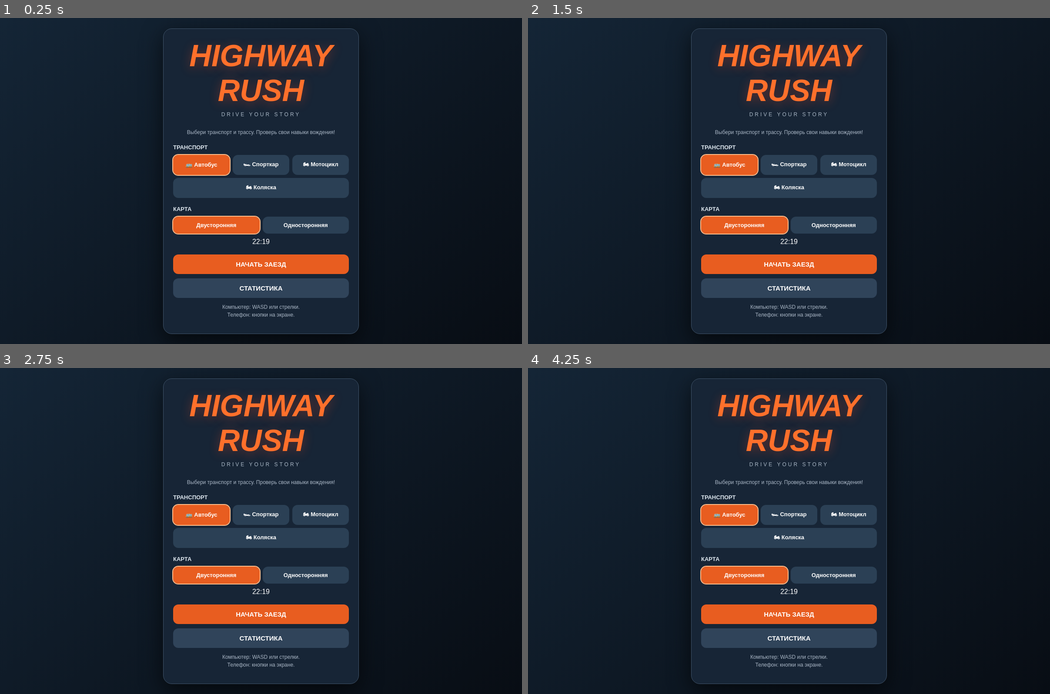
Above: before the commit, frames 1-4 (two rows, left to right).
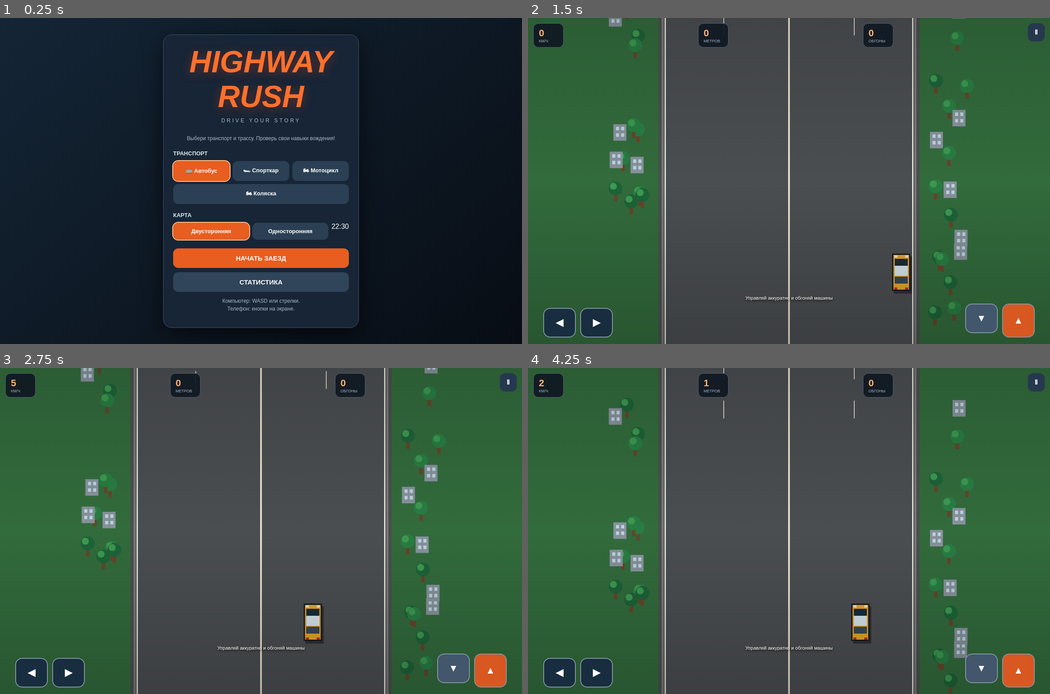
Above: after the commit, the same moments.

Repository: daniyar-games27/my-first-game
Game: browser game, page index.html
Same seed, same stepped clock (60 frames per second), same inputs: the game is played once before the commit and once after it.
Inputs (mouse positions are in pixels of both pictures, inside the frame that each line leads up to; where the layout moved, square brackets give the same spot in the first picture):
- Up to frame 1 (0.25 s): no input
- Up to frame 2 (1.5 s): click "НАЧАТЬ ЗАЕЗД" at 0.27 s; hold Right from 1.03 s (still down); click (789, 213) [789, 210] at 1.07 s; tap Space at 1.1 s
- Up to frame 3 (2.75 s): release Right at 1.53 s; hold Down 1.58-1.85 s; tap Space at 1.6, 2.1, 2.6 s; click (156, 498) [219, 501] at 1.67 s; hold Left 1.9-2.47 s; click (31, 671) at 2.02 s, where only the run after the commit has a clickable "◀"; click (365, 482) [302, 485] at 2.27 s; tap W at 2.52 s; hold Up from 2.52 s (still down)
- Up to frame 4 (4.25 s): release Up at 2.82 s; click (867, 596) [820, 592] at 2.87 s; hold Right 2.87-3.53 s; tap Space at 3.1, 3.6, 4.1 s; click (658, 612) [742, 605] at 3.47 s; tap S at 3.52 s; hold Up 3.58-3.82 s; hold Left from 3.87 s (still down); click (789, 465) [789, 469] at 4.07 s

The runs differ from the first frame. In frame 1, 10% of the frame differs, in the area x 31-69%, y 3-97%; in frame 2, 96%; in frame 3, 96%, in the area x 0-100%, y 0-100%; in frame 4, 96%.
Error before the commit: SyntaxError: Unexpected token '}'

Commit message:
Update index.html

Diff:
--- a/index.html
+++ b/index.html
@@ -6,8 +6,8 @@
 <title>HIGHWAY RUSH</title>
 <style>
 *{box-sizing:border-box}
-html,body{margin:0;width:100%;height:100%;overflow:hidden;background:#101820;color:white;font-family:Arial,sans-serif;touch-action:pan-x pan-y}
-button{border:0;border-radius:12px;padding:14px 18px;background:#e85d20;color:white;font-size:15px;font-weight:900;cursor:pointer;touch-action:manipulation;user-select:none;-webkit-user-select:none}
+html,body{margin:0;width:100%;height:100%;overflow:hidden;background:#101820;color:white;font-family:Arial,sans-serif;touch-action:none}
+button{border:0;border-radius:12px;padding:14px 18px;background:#e85d20;color:white;font-size:15px;font-weight:900;cursor:pointer;touch-action:manipulation;user-select:none;-webkit-user-select:none;-webkit-tap-highlight-color:transparent}
 button:active{filter:brightness(1.2);transform:scale(.97)}
 .screen{position:absolute;inset:0;z-index:10;display:none;align-items:center;justify-content:center;padding:15px;background:linear-gradient(140deg,#142536,#080d14);overflow:auto}
 .screen.active{display:flex}
@@ -24,7 +24,7 @@
 .secondary{background:#30445a}
 #game{position:absolute;z-index:1;inset:0;width:100%;height:100%;display:none;touch-action:none}
 #hud{position:absolute;z-index:20;top:12px;left:12px;right:12px;display:none;justify-content:space-between;align-items:flex-start;gap:7px;pointer-events:none}
-.hudbox{background:#101923eF;border:1px solid #526174;border-radius:12px;padding:9px 12px;min-width:70px}
+.hudbox{background:#101923ef;border:1px solid #526174;border-radius:12px;padding:9px 12px;min-width:70px}
 .hudbox b{font-size:22px;color:#ffb16e}
 .hudbox small{display:block;color:#aab7c6;font-size:9px}
 #pauseBtn{pointer-events:auto;padding:12px 16px;background:#26384d}
@@ -47,13 +47,11 @@
 
 <canvas id="game"></canvas>
 
-<!-- ГЛАВНОЕ МЕНЮ -->
 <div id="menu" class="screen active">
  <div class="panel">
   <h1>HIGHWAY RUSH</h1>
   <div class="subtitle">DRIVE YOUR STORY</div>
   <p class="small">Выбери транспорт и трассу. Проверь свои навыки вождения!</p>
-
   <div class="section-title">ТРАНСПОРТ</div>
   <div class="choice" id="vehicles">
    <button type="button" class="selected" data-v="bus">🚌  Автобус</button>
@@ -61,14 +59,13 @@
    <button type="button" data-v="bike">🏍 Мотоцикл</button>
    <button type="button" data-v="side">🏍 Коляска</button>
   </div>
-
   <div class="section-title">КАРТА</div>
   <div class="choice" id="maps">
    <button type="button" class="selected" data-m="two">Двусторонняя</button>
    <button type="button" data-m="one">Односторонняя</button>
-  </div>
-22:19
-<div class="menu-buttons">
+22:30
+</div>
+  <div class="menu-buttons">
    <button type="button" id="startBtn">НАЧАТЬ ЗАЕЗД</button>
    <button type="button" class="secondary" id="statsBtn">СТАТИСТИКА</button>
   </div>
@@ -76,7 +73,6 @@
  </div>
 </div>
 
-<!-- СТАТИСТИКА -->
 <div id="stats" class="screen">
  <div class="panel">
   <h2>ТВОЯ СТАТИСТИКА</h2>
@@ -89,7 +85,6 @@
  </div>
 </div>
 
-<!-- РЕЗУЛЬТАТЫ -->
 <div id="results" class="screen">
  <div class="panel">
   <h2>ЗАЕЗД ЗАВЕРШЁН</h2>
@@ -105,7 +100,6 @@
  </div>
 </div>
 
-<!-- ПАУЗА -->
 <div id="pause" class="screen">
  <div class="panel">
   <h2>ПАУЗА</h2>
@@ -116,7 +110,6 @@
  </div>
 </div>
 
-<!-- ИГРОВОЙ ИНТЕРФЕЙС -->
 <div id="hud">
  <div class="hudbox"><b id="speed">0</b><small>КМ/Ч</small></div>
  <div class="hudbox"><b id="distance">0</b><small>МЕТРОВ</small></div>
@@ -139,29 +132,20 @@
 <script>
 "use strict";
 
-/* ОСНОВНЫЕ ПЕРЕМЕННЫЕ */
 const canvas=document.getElementById("game");
 const ctx=canvas.getContext("2d");
 
 let W=innerWidth,H=innerHeight,dpr=1;
 let raf=0,lastTime=0;
 let running=false,paused=false,over=false;
-
-let vehicle="bus";
-let mapType="two";
-
+let vehicle="bus",mapType="two";
 let speed=0,distance=0,overtakes=0,maxSpeed=0;
 let playerX=0,roadOffset=0,spawnTimer=0;
-
-let traffic=[];
-let scenery=[];
-let keys={};
+let traffic=[],scenery=[],keys={};
 
 const vehicleNames={
- bus:"Автобус",
- car:"Спорткар",
- bike:"Мотоцикл",
- side:"Мотоцикл с коляской"
+ bus:"Автобус",car:"Спорткар",
+ bike:"Мотоцикл",side:"Мотоцикл с коляской"
 };
 
 const configs={
@@ -171,10 +155,12 @@
  side:{acc:31,max:145,brake:90,width:48,height:68,color:"#e6e8ed"}
 };
 
+const $=id=>document.getElementById(id);
+
 function resize(){
  dpr=Math.min(window.devicePixelRatio||1,2);
- W=innerWidth;
- H=innerHeight;
+ W=window.innerWidth;
+ H=window.innerHeight;
  canvas.width=Math.floor(W*dpr);
  canvas.height=Math.floor(H*dpr);
  canvas.style.width=W+"px";
@@ -184,13 +170,8 @@
 window.addEventListener("resize",resize);
 resize();
 
-/* ЭЛЕМЕНТЫ ИНТЕРФЕЙСА */
-const $=id=>document.getElementById(id);
-
 function showScreen(id){
- document.querySelectorAll(".screen").forEach(el=>{
-  el.classList.remove("active");
- });
+ document.querySelectorAll(".screen").forEach(el=>el.classList.remove("active"));
  $(id).classList.add("active");
 }
 
@@ -202,9 +183,12 @@
 
 function clearKeys(){
  keys={};
-}
-btn.addEventListener("click",()=>{
-  document.querySelectorAll("#vehicles button").forEach(b=>b.classList.remove("selected"));
+ document.querySelectorAll(".ctrl").forEach(el=>el.classList.remove("pressed"));
+}
+
+/* ВЫБОР ТРАНСПОРТА */
+document.querySelectorAll("#vehicles button").forEach(btn=>{
+ btn.addEventListener("click",()=>{document.querySelectorAll("#vehicles button").forEach(b=>b.classList.remove("selected"));
   btn.classList.add("selected");
   vehicle=btn.dataset.v;
  });
@@ -233,17 +217,11 @@
  showScreen("stats");
 }
 
-/* СБРОС ИГРЫ */
+/* СБРОС */
 function resetGame(){
- speed=0;
- distance=0;
- overtakes=0;
- maxSpeed=0;
- roadOffset=0;
- spawnTimer=.7;
- traffic=[];
- scenery=[];
- clearKeys();
+ speed=0;distance=0;overtakes=0;maxSpeed=0;
+ roadOffset=0;spawnTimer=.7;
+ traffic=[];scenery=[];clearKeys();
 
  const roadW=Math.min(W*.72,600);
  playerX=mapType==="two"?roadW*.25:0;
@@ -256,7 +234,6 @@
    offset:Math.random()*75
   });
  }
-
  $("speed").textContent="0";
  $("distance").textContent="0";
  $("overtakes").textContent="0";
@@ -266,13 +243,9 @@
 function startGame(){
  cancelAnimationFrame(raf);
  resetGame();
-
- over=false;
- paused=false;
- running=true;
+ over=false;paused=false;running=true;
 
  document.querySelectorAll(".screen").forEach(el=>el.classList.remove("active"));
-
  canvas.style.display="block";
  showGameUI(true);
 
@@ -280,77 +253,44 @@
  raf=requestAnimationFrame(loop);
 }
 
-/* ПОВТОРНЫЙ ЗАЕЗД */
 function restartGame(){
- if(over||!running||paused){
-  startGame();
- }
-}
-
-/* ВЫХОД В МЕНЮ */
+ if(over||!running||paused)startGame();
+}
+
 function returnMenu(){
  cancelAnimationFrame(raf);
  raf=0;
-
- running=false;
- paused=false;
- over=false;
- speed=0;
-
- traffic=[];
- scenery=[];
- clearKeys();
-
+ running=false;paused=false;over=false;speed=0;
+ traffic=[];scenery=[];clearKeys();
  canvas.style.display="none";
  showGameUI(false);
  showScreen("menu");
 }
 
-/* ПАУЗА */
 function pauseGame(){
  if(!running||over)return;
-
- running=false;
- paused=true;
- cancelAnimationFrame(raf);
- raf=0;
+ running=false;paused=true;
+ cancelAnimationFrame(raf);raf=0;
  clearKeys();
-
  showScreen("pause");
 }
 
 function resumeGame(){
  if(!paused||over)return;
-
- paused=false;
- running=true;
-
+ paused=false;running=true;
  document.querySelectorAll(".screen").forEach(el=>el.classList.remove("active"));
-
  lastTime=performance.now();
  raf=requestAnimationFrame(loop);
 }
 
-/* ЗАВЕРШЕНИЕ ЗАЕЗДА */
 function finishGame(){
  if(over)return;
-
- over=true;
- running=false;
- paused=false;
- speed=0;
-
- cancelAnimationFrame(raf);
- raf=0;
- clearKeys();
-
- let games=readStat("hr_games")+1;
- let best=Math.max(readStat("hr_best"),Math.floor(distance));
- let bestPass=Math.max(readStat("hr_overtakes"),overtakes);
-
- saveStat("hr_games",games);
- saveStat("hr_best",best);
- saveStat("hr_overtakes",bestPass);
+ over=true;running=false;paused=false;speed=0;
+ cancelAnimationFrame(raf);raf=0;clearKeys();
+
+ saveStat("hr_games",readStat("hr_games")+1);
+ saveStat("hr_best",Math.max(readStat("hr_best"),Math.floor(distance)));
+ saveStat("hr_overtakes",Math.max(readStat("hr_overtakes"),overtakes));
 
  $("resDistance").textContent=Math.floor(distance)+" м";
  $("resOvertakes").textContent=overtakes;
@@ -362,7 +302,6 @@
  showScreen("results");
 }
 
-/* ГЕОМЕТРИЯ ДОРОГИ */
 function getRoad(){
  const roadW=Math.min(W*.72,600);
  return{
@@ -373,46 +312,30 @@
  };
 }
 
-/* РИСОВАНИЕ ДОРОГИ */
 function drawRoad(){
  const r=getRoad();
-
- ctx.fillStyle="#397541";
- ctx.fillRect(0,0,W,H);
-
+ ctx.fillStyle="#397541";ctx.fillRect(0,0,W,H);
  ctx.fillStyle="#326b3c";
- ctx.fillRect(0,0,r.left,H);
- ctx.fillRect(r.right,0,W-r.right,H);
-
- ctx.fillStyle="#4b4e51";
- ctx.fillRect(r.left,0,r.width,H);
-
+ ctx.fillRect(0,0,r.left,H);ctx.fillRect(r.right,0,W-r.right,H);
+ ctx.fillStyle="#4b4e51";ctx.fillRect(r.left,0,r.width,H);
  ctx.fillStyle="#777";
- ctx.fillRect(r.left+7,0,5,H);
- ctx.fillRect(r.right-12,0,5,H);
-
+ ctx.fillRect(r.left+7,0,5,H);ctx.fillRect(r.right-12,0,5,H);
  ctx.fillStyle="#e7e5d8";
- ctx.fillRect(r.left+14,0,3,H);
- ctx.fillRect(r.right-17,0,3,H);
+ ctx.fillRect(r.left+14,0,3,H);ctx.fillRect(r.right-17,0,3,H);
 
  const lanes=mapType==="two"?4:3;
-
  if(mapType==="two"){
-  ctx.fillStyle="#e9e4c9";
-  ctx.fillRect(r.center-2,0,4,H);
- }
-
+  ctx.fillStyle="#e9e4c9";ctx.fillRect(r.center-2,0,4,H);
+ }
  ctx.fillStyle="#d8d4c2";
-
  for(let i=1;i<lanes;i++){
   if(mapType==="two"&&i===2)continue;
-
-  const x=r.left+r.width*i/lanes;for(let y=-90;y<H+90;y+=90){
+  const x=r.left+r.width*i/lanes;
+  for(let y=-90;y<H+90;y+=90){
    const yy=((y+roadOffset)%90);
    ctx.fillRect(x-1,yy,2,40);
   }
  }
-
  if(mapType==="two"){
   ctx.fillStyle="#e9e4c9";
   for(let y=-90;y<H+90;y+=90){
@@ -422,250 +345,139 @@
  }
 }
 
-/* ДЕРЕВЬЯ И ЗДАНИЯ */
 function drawScenery(){
- const r=getRoad();
-
- for(const s of scenery){
+ const r=getRoad();for(const s of scenery){
   const y=((s.y+roadOffset*.7)%(H+100))-40;
-  const x=s.side<0
-   ?r.left-35-s.offset
-   :r.right+35+s.offset;
-
+  const x=s.side<0?r.left-35-s.offset:r.right+35+s.offset;
   if(x<-60||x>W+60)continue;
-
   if(s.type<.72){
-   ctx.fillStyle="#65452b";
-   ctx.fillRect(x-4,y+8,8,22);
-
+   ctx.fillStyle="#65452b";ctx.fillRect(x-4,y+8,8,22);
    ctx.fillStyle=s.type<.35?"#1d6338":"#287d43";
-   ctx.beginPath();
-   ctx.arc(x,y,16,0,Math.PI*2);
-   ctx.fill();
-
+   ctx.beginPath();ctx.arc(x,y,16,0,Math.PI*2);ctx.fill();
    ctx.fillStyle="#3d9850";
-   ctx.beginPath();
-   ctx.arc(x-5,y-5,8,0,Math.PI*2);
-   ctx.fill();
+   ctx.beginPath();ctx.arc(x-5,y-5,8,0,Math.PI*2);ctx.fill();
   }else{
-   ctx.fillStyle="#87919b";
-   ctx.fillRect(x-15,y-13,30,38);
-
+   ctx.fillStyle="#87919b";ctx.fillRect(x-15,y-13,30,38);
    ctx.fillStyle="#b9d4df";
-   ctx.fillRect(x-9,y-7,7,8);
-   ctx.fillRect(x+3,y-7,7,8);
-   ctx.fillRect(x-9,y+8,7,8);
-   ctx.fillRect(x+3,y+8,7,8);
+   ctx.fillRect(x-9,y-7,7,8);ctx.fillRect(x+3,y-7,7,8);
+   ctx.fillRect(x-9,y+8,7,8);ctx.fillRect(x+3,y+8,7,8);
   }
  }
 }
 
-/* РИСОВАНИЕ МАШИН */
 function drawVehicle(x,y,type,color){
- const c=configs[type];
- const w=c.width;
- const h=c.height;
-
- ctx.save();
- ctx.translate(x,y);
-
- ctx.fillStyle="#0006";
- ctx.fillRect(-w/2+4,-h/2+6,w,h);
+ const c=configs[type],w=c.width,h=c.height;
+ ctx.save();ctx.translate(x,y);
+ ctx.fillStyle="#0006";ctx.fillRect(-w/2+4,-h/2+6,w,h);
 
  if(type==="bike"||type==="side"){
-  ctx.fillStyle="#111";
-  ctx.beginPath();
-  ctx.ellipse(0,0,7,h/2,0,0,Math.PI*2);
-  ctx.fill();
-
-  ctx.fillStyle=color;
-  ctx.fillRect(-7,-h/3,14,h*.55);
-
-  ctx.fillStyle="#ddd";
-  ctx.fillRect(-4,-h/2+3,8,7);
-
-  if(type==="side"){
-   ctx.fillStyle="#222";
-   ctx.fillRect(9,-5,16,25);
-  }
+  ctx.fillStyle="#111";ctx.beginPath();
+  ctx.ellipse(0,0,7,h/2,0,0,Math.PI*2);ctx.fill();
+  ctx.fillStyle=color;ctx.fillRect(-7,-h/3,14,h*.55);
+  ctx.fillStyle="#ddd";ctx.fillRect(-4,-h/2+3,8,7);
+  if(type==="side"){ctx.fillStyle="#222";ctx.fillRect(9,-5,16,25);}
  }else{
-  ctx.fillStyle="#171c22";
-  ctx.fillRect(-w/2,-h/2,w,h);
-
-  ctx.fillStyle=color;
-  ctx.fillRect(-w/2+3,-h/2+3,w-6,h-6);
-
+  ctx.fillStyle="#171c22";ctx.fillRect(-w/2,-h/2,w,h);
+  ctx.fillStyle=color;ctx.fillRect(-w/2+3,-h/2+3,w-6,h-6);
   ctx.fillStyle="#192c3b";
   ctx.fillRect(-w/2+6,-h/2+12,w-12,h*.22);
   ctx.fillRect(-w/2+6,h*.12,w-12,h*.18);
-
   ctx.fillStyle="#f5e6bd";
   ctx.fillRect(-w/2+5,-h/2+4,7,5);
   ctx.fillRect(w/2-12,-h/2+4,7,5);
-
   ctx.fillStyle="#b52e27";
   ctx.fillRect(-w/2+5,h/2-8,7,5);
   ctx.fillRect(w/2-12,h/2-8,7,5);
-
   if(type==="bus"){
-   ctx.fillStyle="#d8e6ed";
-   ctx.fillRect(-w/2+6,-h/2+28,w-12,23);
-
-   ctx.fillStyle="#354a59";
-   ctx.fillRect(-w/2+6,-h/2+54,w-12,14);
+   ctx.fillStyle="#d8e6ed";ctx.fillRect(-w/2+6,-h/2+28,w-12,23);
+   ctx.fillStyle="#354a59";ctx.fillRect(-w/2+6,-h/2+54,w-12,14);
   }
  }
-
  ctx.restore();
 }
 
-/* СОЗДАНИЕ ТРАФИКА */
 function spawnTraffic(){
- const r=getRoad();
- const lanes=mapType==="two"?4:3;
-
- let lane=Math.floor(Math.random()*lanes);
-
- // В двустороннем режиме встречные машины идут по левой части.
+ const r=getRoad(),lanes=mapType==="two"?4:3;
+ const lane=Math.floor(Math.random()*lanes);
  const oncoming=mapType==="two"&&lane<2;
-
  const x=r.left+r.width*(lane+.5)/lanes;
-
  const colors=["#e4e5e8","#d83c32","#347eb8","#d5a334","#49a16b"];
  const type=Math.random()<.12?"bus":"car";
-
  traffic.push({
-  x:x,
-  y:-110,
-  lane:lane,
-  oncoming:oncoming,
-  type:type,
+  x,y:-110,lane,oncoming,type,
   color:colors[Math.floor(Math.random()*colors.length)],
-  speed:35+Math.random()*55,
-  passed:false
+  speed:35+Math.random()*55,passed:false
  });
 }
 
-/* ОБНОВЛЕНИЕ */
 function update(dt){
  const c=configs[vehicle];
-
- const gas=!!(keys.gas||keys.ArrowUp||keys.w);
- const brake=!!(keys.brake||keys.ArrowDown||keys.s);
-
- if(gas){
-  speed=Math.min(c.max,speed+c.acc*dt);
- }else{
-  speed=Math.max(0,speed-(vehicle==="bus"?7:12)*dt);
- }
-
- if(brake){
-  speed=Math.max(0,speed-c.brake*dt);
- }
-
- const steer=
-  (keys.right||keys.ArrowRight||keys.d?1:0)-
-  (keys.left||keys.ArrowLeft||keys.a?1:0);
+ const gas=!!(keys.gas||keys.arrowup||keys.w);
+ const brake=!!(keys.brake||keys.arrowdown||keys.s);
+
+ if(gas)speed=Math.min(c.max,speed+c.acc*dt);
+ else speed=Math.max(0,speed-(vehicle==="bus"?7:12)*dt);
+ if(brake)speed=Math.max(0,speed-c.brake*dt);
+
+ const steer=(keys.right||keys.arrowright||keys.d?1:0)-
+             (keys.left||keys.arrowleft||keys.a?1:0);
 
  const r=getRoad();
-
  playerX+=steer*dt*(vehicle==="bus"?245:320);
-
- if(mapType==="two"){
-  playerX=Math.max(-r.width*.04,Math.min(r.width*.43,playerX));
- }else{
-  playerX=Math.max(-r.width*.38,Math.min(r.width*.38,playerX));
- }
+ if(mapType==="two")playerX=Math.max(-r.width*.04,Math.min(r.width*.43,playerX));
+ else playerX=Math.max(-r.width*.38,Math.min(r.width*.38,playerX));
 
  const actual=speed/3.6;
-
  distance+=actual*dt;
  maxSpeed=Math.max(maxSpeed,speed);
  roadOffset=(roadOffset+actual*dt*42)%90;
 
  spawnTimer-=dt;
-
  if(spawnTimer<=0){
   spawnTraffic();
   spawnTimer=Math.max(.7,1.8-speed/210);
  }
 
- const playerY=H*.78;
- const playerCenter=W/2+playerX;
+ const playerY=H*.78,playerCenter=W/2+playerX;
 
  for(let i=traffic.length-1;i>=0;i--){
   const t=traffic[i];
-
-  const relativeSpeed=t.oncoming
-   ?actual+t.speed/3.6
-   :actual-t.speed/3.6;
-
+  const relativeSpeed=t.oncoming?actual+t.speed/3.6:actual-t.speed/3.6;
   t.y+=relativeSpeed*dt*35;
 
   const otherWidth=t.type==="bus"?42:38;
-  const otherHeight=t.type==="bus"?86:68;const collisionX=Math.abs(t.x-playerCenter)<(c.width+otherWidth)*.43;
+  const otherHeight=t.type==="bus"?86:68;
+  const collisionX=Math.abs(t.x-playerCenter)<(c.width+otherWidth)*.43;
   const collisionY=Math.abs(t.y-playerY)<(c.height+otherHeight)*.42;
 
-  if(collisionX&&collisionY){
-   finishGame();
-   return;
-  }
-
-  if(!t.passed&&t.y>playerY+65&&!t.oncoming){
-   t.passed=true;
-   overtakes++;
-  }
-
-  if(t.y>H+150||t.y<-160){
-   traffic.splice(i,1);
-  }
- }
-
- for(const s of scenery){
-  s.y+=actual*dt*32;
- }
+  if(collisionX&&collisionY){finishGame();return;}
+  if(!t.passed&&t.y>playerY+65&&!t.oncoming){t.passed=true;overtakes++;}
+  if(t.y>H+150||t.y<-160)traffic.splice(i,1);
+ }
+
+ for(const s of scenery)s.y+=actual*dt*32;
 
  $("speed").textContent=Math.floor(speed);
  $("distance").textContent=Math.floor(distance);
  $("overtakes").textContent=overtakes;
 }
 
-/* ОТРИСОВКА */
 function draw(){
  ctx.clearRect(0,0,W,H);
-
- drawRoad();
- drawScenery();
-
- for(const t of traffic){
-  drawVehicle(t.x,t.y,t.type,t.color);
- }
-
- drawVehicle(
-  W/2+playerX,
-  H*.78,
-  vehicle,
-  configs[vehicle].color
- );
-
+ drawRoad();drawScenery();
+ for(const t of traffic)drawVehicle(t.x,t.y,t.type,t.color);drawVehicle(W/2+playerX,H*.78,vehicle,configs[vehicle].color);
  const gradient=ctx.createLinearGradient(0,0,0,H);
  gradient.addColorStop(0,"#0002");
  gradient.addColorStop(.5,"#0000");
  gradient.addColorStop(1,"#0003");
-
- ctx.fillStyle=gradient;
- ctx.fillRect(0,0,W,H);
-}
-
-/* ИГРОВОЙ ЦИКЛ */
+ ctx.fillStyle=gradient;ctx.fillRect(0,0,W,H);
+}
+
 function loop(time){
  if(!running||paused||over)return;
-
  const dt=Math.min((time-lastTime)/1000,.04);
  lastTime=time;
-
  update(dt);
-
  if(!over&&running){
   draw();
   raf=requestAnimationFrame(loop);
@@ -675,46 +487,40 @@
 /* КЛАВИАТУРА */
 window.addEventListener("keydown",e=>{
  const key=e.key.toLowerCase();
-
- if(["arrowup","arrowdown","arrowleft","arrowright"," "].includes(key)){
-  e.preventDefault();
- }
-
+ if(["arrowup","arrowdown","arrowleft","arrowright"," "].includes(key))e.preventDefault();
  keys[key]=true;
-
- if(key==="escape"&&running){
-  pauseGame();
- }
+ if(key==="escape"&&running)pauseGame();
 });
-
-window.addEventListener("keyup",e=>{
- keys[e.key.toLowerCase()]=false;
-});
-
-window.addEventListener("blur",()=>{
- clearKeys();
-});
-
-/* МОБИЛЬНОЕ УПРАВЛЕНИЕ */
+window.addEventListener("keyup",e=>{keys[e.key.toLowerCase()]=false;});
+window.addEventListener("blur",clearKeys);
+
+/* МОБИЛЬНОЕ УПРАВЛЕНИЕ: ГЛОБАЛЬНОЕ ОТПУСКАНИЕ */
 function bindHold(id,key){
  const el=$(id);
-
- function press(e){
+ let activePointer=null;
+
+ const press=e=>{
+  if(!running||paused)return;
+  if(activePointer!==null)return;
   e.preventDefault();
+  activePointer=e.pointerId;
   keys[key]=true;
-
-  try{el.setPointerCapture(e.pointerId)}catch(err){}
- }
-
- function release(e){
-  e.preventDefault();
+  el.classList.add("pressed");
+ };
+
+ const release=e=>{
+  if(activePointer===null)return;
+  if(e&&e.pointerId!==undefined&&e.pointerId!==activePointer)return;
   keys[key]=false;
- }
+  activePointer=null;
+  el.classList.remove("pressed");
+ };
 
  el.addEventListener("pointerdown",press);
- el.addEventListener("pointerup",release);
- el.addEventListener("pointercancel",release);
- el.addEventListener("lostpointercapture",release);
+ window.addEventListener("pointerup",release);
+ window.addEventListener("pointercancel",release);
+ window.addEventListener("blur",()=>release());
+ document.addEventListener("visibilitychange",()=>{if(document.hidden)release();});
 }
 
 bindHold("left","left");
@@ -726,26 +532,21 @@
 $("startBtn").addEventListener("click",startGame);
 $("statsBtn").addEventListener("click",showStats);
 $("statsBack").addEventListener("click",()=>showScreen("menu"));
-
 $("againBtn").addEventListener("click",restartGame);
 $("menuBtn").addEventListener("click",returnMenu);
 $("pauseMenuBtn").addEventListener("click",returnMenu);
-
 $("resumeBtn").addEventListener("click",resumeGame);
 $("pauseBtn").addEventListener("click",pauseGame);
 
-/* АВТОПАУЗА ПРИ СВОРАЧИВАНИИ */
+/* ЗАЩИТА ОТ ПОВТОРНЫХ НАЖАТИЙ */
+document.addEventListener("contextmenu",e=>e.preventDefault());
+
 document.addEventListener("visibilitychange",()=>{
- if(document.hidden&&running){
-  pauseGame();
- }
+ if(document.hidden&&running)pauseGame();
 });
 
-/* СТАРТОВОЕ СОСТОЯНИЕ */
 canvas.style.display="none";
 showGameUI(false);
 </script>
 </body>
 </html>
-/* ВЫБОР ТРАНСПОРТА */
-document.querySelectorAll("#vehicles button").forEach(btn=>{
